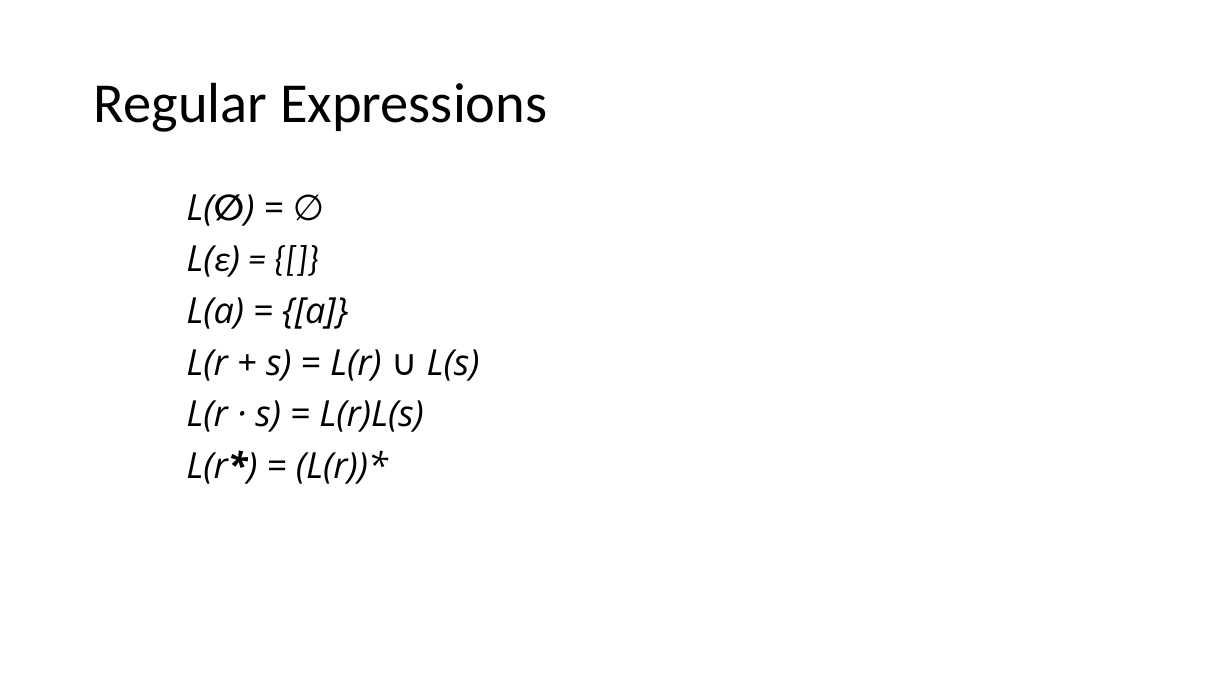
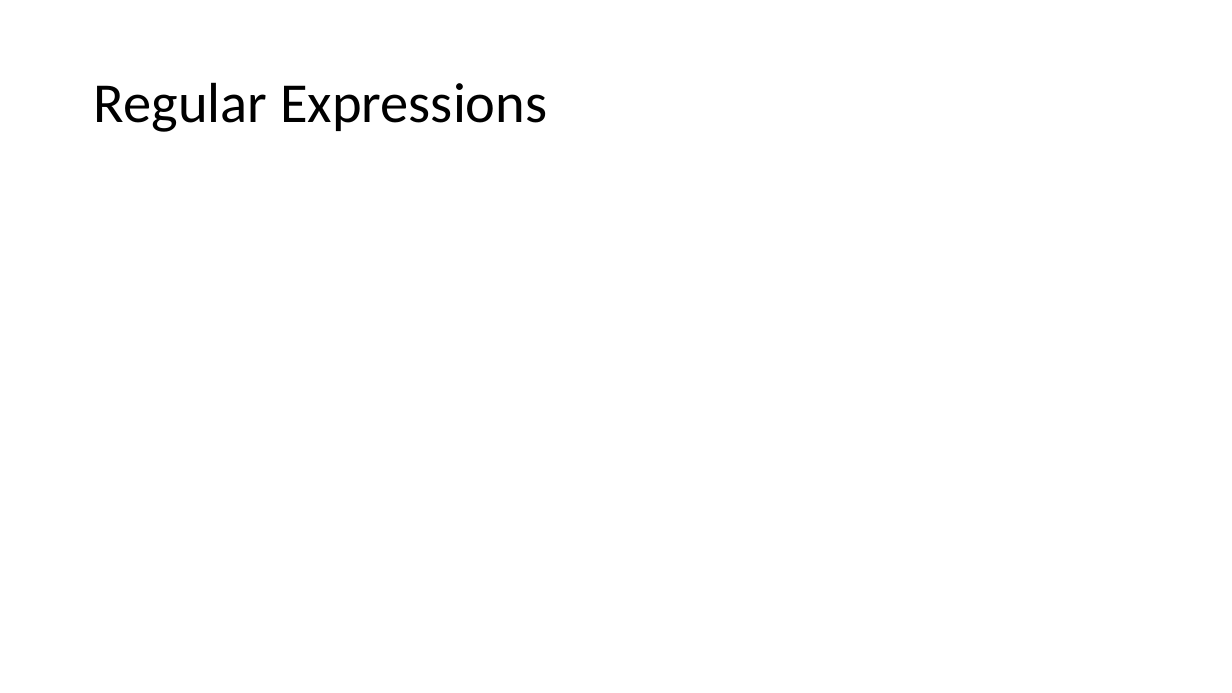
Before and after one commit to Helli/fds_seminar, a slide deck: slide 3 of slides.pptx (slide 5 before the commit). Drawn at 1232x693 pixels with LibreOffice and Linux fonts; fonts in the diff are those of the drawing; grey boxes stand for pictures. Boxes give left, top, right and bottom in pixels: in the first picture for what was removed or moved away, otherwise in the second. Text is boxed around its words. In the diff, an @@ line names an element or a change of style, - is before the commit and + after.

```diff
--- a/slides.pptx
+++ b/slides.pptx
@@ text removed at [186,194,480,484] @@
-L(∅) = ∅
-L(ε) = {[]}
-L(a) = {[a]}
-L(r + s) = L(r) ∪ L(s)
-L(r · s) = L(r)L(s)
-L(r*) = (L(r))*
```
Also in this commit, not shown: 1 other slide changed, 1 slide added, 1 slide removed.
